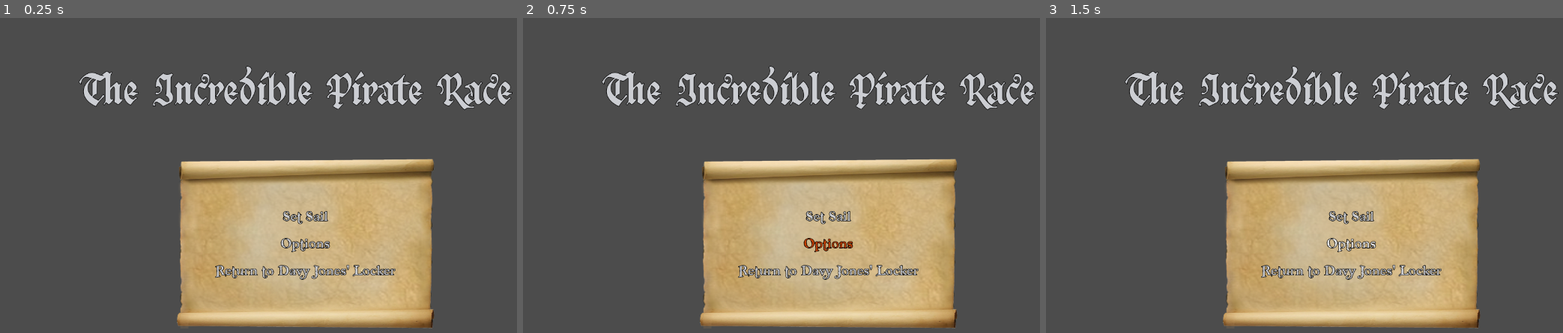
Above: before the commit, frames 1-3 (left to right).
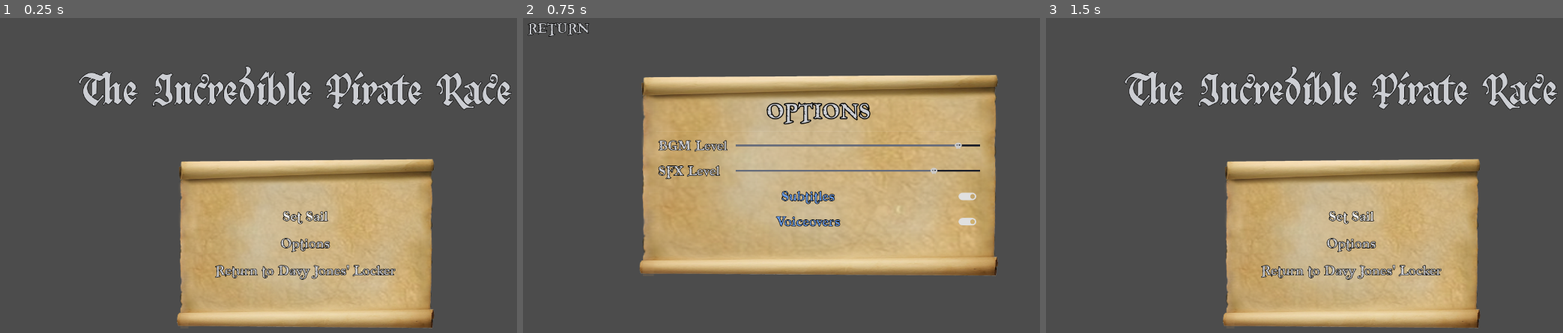
Above: after the commit, the same moments.

Repository: Inglo-Games/GodotWildJam19
Game: Godot game, scene res://scenes/main_menu.tscn
The game is run twice, just before and just after one commit, with the same random seed, the same clock (stepped at 60 frames per second) and the same inputs.
Inputs (mouse positions are in pixels of both pictures, inside the frame that each line leads up to):
- Up to frame 1 (0.25 s): no input
- Up to frame 2 (0.75 s): click "Options" at 0.5 s
- Up to frame 3 (1.5 s): click (1082, 27) at 1.25 s, where only the run after the commit has a clickable "RETURN"

The runs differ from the first frame. In frame 1, 1.6% of the frame differs, in the area x 15-100%, y 15-66%; in frame 2, 42%, in the area x 0-100%, y 1-99%; in frame 3, 1.7%.

Commit message:
Implementing option menu and menu focuses

Diff:
--- a/default_bus_layout.tres
+++ b/default_bus_layout.tres
@@ -11,11 +11,5 @@
 bus/2/solo = false
 bus/2/mute = false
 bus/2/bypass_fx = false
-bus/2/volume_db = 0.0
+bus/2/volume_db = -8.00903
 bus/2/send = "Master"
-bus/3/name = "Environment"
-bus/3/solo = false
-bus/3/mute = false
-bus/3/bypass_fx = false
-bus/3/volume_db = -5.32668
-bus/3/send = "Master"
--- a/scenes/main_menu.tscn
+++ b/scenes/main_menu.tscn
@@ -21,6 +21,8 @@
 anchor_top = 0.05
 anchor_right = 1.0
 anchor_bottom = 0.45
+margin_left = -0.773804
+margin_right = -0.773804
 custom_fonts/font = ExtResource( 2 )
 text = "The Incredible Pirate Race"
 align = 1
@@ -53,6 +55,9 @@
 margin_top = 103.0
 margin_right = 552.0
 margin_bottom = 145.0
+focus_neighbour_bottom = NodePath("../options_btn")
+focus_next = NodePath("../options_btn")
+shortcut_in_tooltip = false
 text = "Set Sail"
 flat = true
 
@@ -60,7 +65,10 @@
 margin_top = 161.0
 margin_right = 552.0
 margin_bottom = 203.0
-theme = ExtResource( 1 )
+focus_neighbour_top = NodePath("../start_btn")
+focus_neighbour_bottom = NodePath("../quit_btn")
+focus_next = NodePath("../quit_btn")
+focus_previous = NodePath("../start_btn")
 text = "Options"
 flat = true
 
@@ -68,19 +76,20 @@
 margin_top = 219.0
 margin_right = 552.0
 margin_bottom = 261.0
-theme = ExtResource( 1 )
+focus_neighbour_top = NodePath("../options_btn")
+focus_previous = NodePath("../options_btn")
 text = "Return to Davy Jones' Locker"
 flat = true
 
-[node name="gulls" type="AudioStreamPlayer2D" parent="."]
+[node name="gulls" type="AudioStreamPlayer" parent="."]
 stream = ExtResource( 5 )
 autoplay = true
-bus = "Environment"
+bus = "SFX"
 
-[node name="waves" type="AudioStreamPlayer2D" parent="."]
+[node name="waves" type="AudioStreamPlayer" parent="."]
 stream = ExtResource( 4 )
 autoplay = true
-bus = "Environment"
+bus = "SFX"
 [connection signal="pressed" from="panel/container/start_btn" to="." method="_on_start_btn_pressed"]
 [connection signal="button_up" from="panel/container/options_btn" to="." method="_on_options_btn_button_up"]
 [connection signal="button_up" from="panel/container/quit_btn" to="." method="_on_quit_btn_button_up"]
--- a/scenes/options.tscn
+++ b/scenes/options.tscn
@@ -1,11 +1,39 @@
-[gd_scene load_steps=2 format=2]
+[gd_scene load_steps=7 format=2]
 
 [ext_resource path="res://assets/menu.theme" type="Theme" id=1]
+[ext_resource path="res://assets/fonts/Freebooter.ttf" type="DynamicFontData" id=2]
+[ext_resource path="res://scripts/options.gd" type="Script" id=3]
+[ext_resource path="res://assets/audio/waves.ogg" type="AudioStream" id=4]
+[ext_resource path="res://assets/audio/gulls.ogg" type="AudioStream" id=5]
+
+[sub_resource type="DynamicFont" id=1]
+size = 64
+outline_size = 2
+outline_color = Color( 0, 0, 0, 1 )
+use_filter = true
+font_data = ExtResource( 2 )
 
 [node name="options" type="Control"]
+anchor_top = -0.00107469
 anchor_right = 1.0
-anchor_bottom = 1.0
+anchor_bottom = 0.998925
+margin_left = -1.16635
+margin_right = -1.16638
 theme = ExtResource( 1 )
+script = ExtResource( 3 )
+__meta__ = {
+"_edit_use_anchors_": false
+}
+
+[node name="back_btn" type="Button" parent="."]
+margin_left = 19.0003
+margin_top = 25.0002
+margin_right = 151.0
+margin_bottom = 67.0002
+focus_neighbour_bottom = NodePath("../panel/vbox/sliders_container/bgm_slider")
+focus_next = NodePath("../panel/vbox/sliders_container/bgm_slider")
+text = "RETURN"
+align = 0
 __meta__ = {
 "_edit_use_anchors_": false
 }
@@ -20,31 +48,113 @@
 }
 
 [node name="vbox" type="VBoxContainer" parent="panel"]
+anchor_left = 0.05
 anchor_top = 0.1
-anchor_right = 1.0
+anchor_right = 0.95
 anchor_bottom = 0.9
 __meta__ = {
 "_edit_use_anchors_": false
 }
 
 [node name="title" type="Label" parent="panel/vbox"]
-margin_right = 614.0
-margin_bottom = 50.0
+margin_right = 691.0
+margin_bottom = 73.0
+custom_fonts/font = SubResource( 1 )
 text = "OPTIONS"
 align = 1
 valign = 1
 
-[node name="bgm_container" type="HBoxContainer" parent="panel/vbox"]
-anchor_left = 0.1
-anchor_right = 0.9
-margin_top = 54.0
+[node name="HSeparator" type="HSeparator" parent="panel/vbox"]
+margin_top = 77.0
+margin_right = 691.0
+margin_bottom = 81.0
 
-[node name="Label" type="Label" parent="panel/vbox/bgm_container"]
+[node name="sliders_container" type="GridContainer" parent="panel/vbox"]
+margin_top = 85.0
+margin_right = 691.0
+margin_bottom = 189.0
+custom_constants/vseparation = 4
+custom_constants/hseparation = 14
+columns = 2
+
+[node name="bgm_label" type="Label" parent="panel/vbox/sliders_container"]
 margin_right = 156.0
 margin_bottom = 50.0
 text = "BGM Level"
+__meta__ = {
+"_edit_use_anchors_": false
+}
 
-[node name="HSlider" type="HSlider" parent="panel/vbox/bgm_container"]
-anchor_right = 1.0
-margin_left = 160.0
-margin_top = 16.0
+[node name="bgm_slider" type="HSlider" parent="panel/vbox/sliders_container"]
+margin_left = 170.0
+margin_top = 18.0
+margin_right = 691.0
+margin_bottom = 31.0
+focus_neighbour_top = NodePath("../../../../back_btn")
+focus_neighbour_bottom = NodePath("../sfx_slider")
+focus_next = NodePath("../sfx_slider")
+focus_previous = NodePath("../../../../back_btn")
+size_flags_horizontal = 3
+size_flags_vertical = 4
+min_value = -72.0
+max_value = 6.0
+
+[node name="sfx_label" type="Label" parent="panel/vbox/sliders_container"]
+margin_top = 54.0
+margin_right = 156.0
+margin_bottom = 104.0
+text = "SFX Level"
+__meta__ = {
+"_edit_use_anchors_": false
+}
+
+[node name="sfx_slider" type="HSlider" parent="panel/vbox/sliders_container"]
+margin_left = 170.0
+margin_top = 72.0
+margin_right = 691.0
+margin_bottom = 85.0
+focus_neighbour_top = NodePath("../bgm_slider")
+focus_neighbour_bottom = NodePath("../../subs_btn")
+focus_next = NodePath("../../subs_btn")
+focus_previous = NodePath("../bgm_slider")
+size_flags_horizontal = 3
+size_flags_vertical = 4
+min_value = -72.0
+max_value = 6.0
+
+[node name="subs_btn" type="CheckButton" parent="panel/vbox"]
+margin_top = 193.0
+margin_right = 691.0
+margin_bottom = 243.0
+focus_neighbour_top = NodePath("../sliders_container/sfx_slider")
+focus_neighbour_bottom = NodePath("../voice_btn")
+focus_next = NodePath("../voice_btn")
+focus_previous = NodePath("../sliders_container/sfx_slider")
+pressed = true
+text = "Subtitles"
+align = 1
+
+[node name="voice_btn" type="CheckButton" parent="panel/vbox"]
+margin_top = 247.0
+margin_right = 691.0
+margin_bottom = 297.0
+focus_neighbour_top = NodePath("../subs_btn")
+focus_previous = NodePath("../subs_btn")
+pressed = true
+text = "Voiceovers"
+align = 1
+
+[node name="waves" type="AudioStreamPlayer" parent="."]
+stream = ExtResource( 4 )
+autoplay = true
+bus = "SFX"
+
+[node name="gulls" type="AudioStreamPlayer" parent="."]
+stream = ExtResource( 5 )
+autoplay = true
+bus = "SFX"
+[connection signal="button_up" from="back_btn" to="." method="_on_back_btn_button_up"]
+[connection signal="value_changed" from="panel/vbox/sliders_container/bgm_slider" to="." method="_on_bgm_slider_value_changed"]
+[connection signal="value_changed" from="panel/vbox/sliders_container/sfx_slider" to="." method="_on_sfx_slider_value_changed"]
+[connection signal="toggled" from="panel/vbox/subs_btn" to="." method="_on_subs_btn_toggled"]
+[connection signal="toggled" from="panel/vbox/voice_btn" to="." method="_on_voice_btn_toggled"]
--- a/scripts/main_menu.gd
+++ b/scripts/main_menu.gd
@@ -1,10 +1,13 @@
 extends Control
+
+func _ready():
+	$panel/container/start_btn.grab_focus()
 
 func _on_start_btn_pressed():
 	get_tree().change_scene("res://scenes/world.tscn")
 
 func _on_options_btn_button_up():
-	pass
+	get_tree().change_scene("res://scenes/options.tscn")
 
 func _on_quit_btn_button_up():
 	get_tree().quit()
--- /dev/null
+++ b/scripts/options.gd
@@ -0,0 +1,23 @@
+extends Control
+
+var subtitles := true
+var voices := true
+
+func _ready():
+	$panel/vbox/sliders_container/bgm_slider.value = AudioServer.get_bus_volume_db(AudioServer.get_bus_index("BGM"))
+	$panel/vbox/sliders_container/sfx_slider.value = AudioServer.get_bus_volume_db(AudioServer.get_bus_index("SFX"))
+
+func _on_bgm_slider_value_changed(value):
+	AudioServer.set_bus_volume_db(AudioServer.get_bus_index("BGM"), value)
+
+func _on_sfx_slider_value_changed(value):
+	AudioServer.set_bus_volume_db(AudioServer.get_bus_index("SFX"), value)
+
+func _on_subs_btn_toggled(button_pressed):
+	subtitles = button_pressed
+
+func _on_voice_btn_toggled(button_pressed):
+	voices = button_pressed
+
+func _on_back_btn_button_up():
+	get_tree().change_scene("res://scenes/main_menu.tscn")
